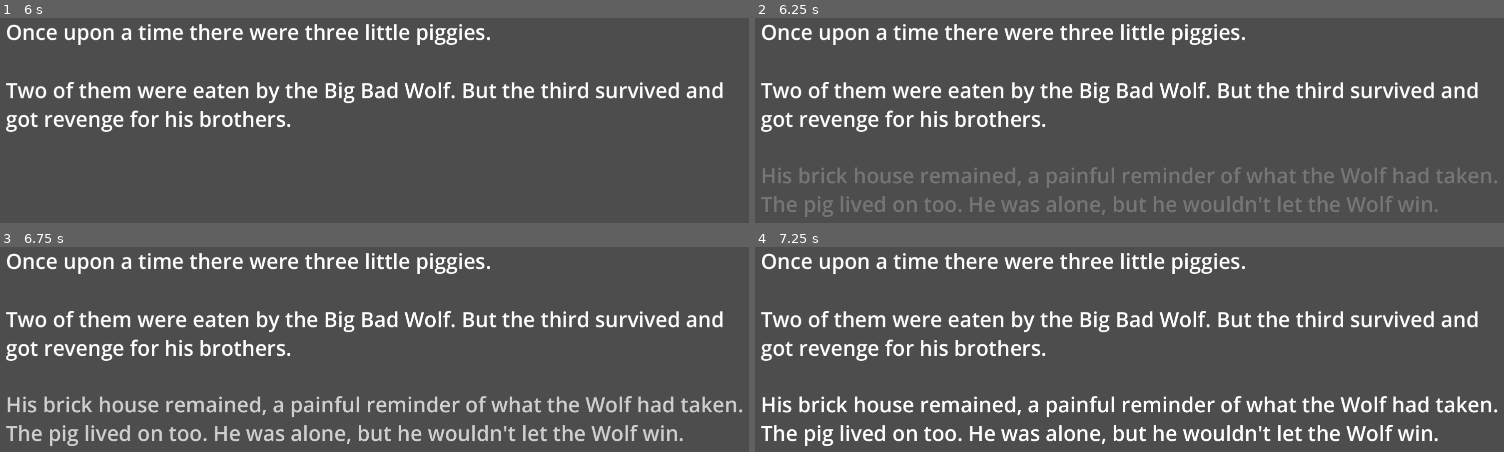
Above: before the commit, frames 1-4 (two rows, left to right).
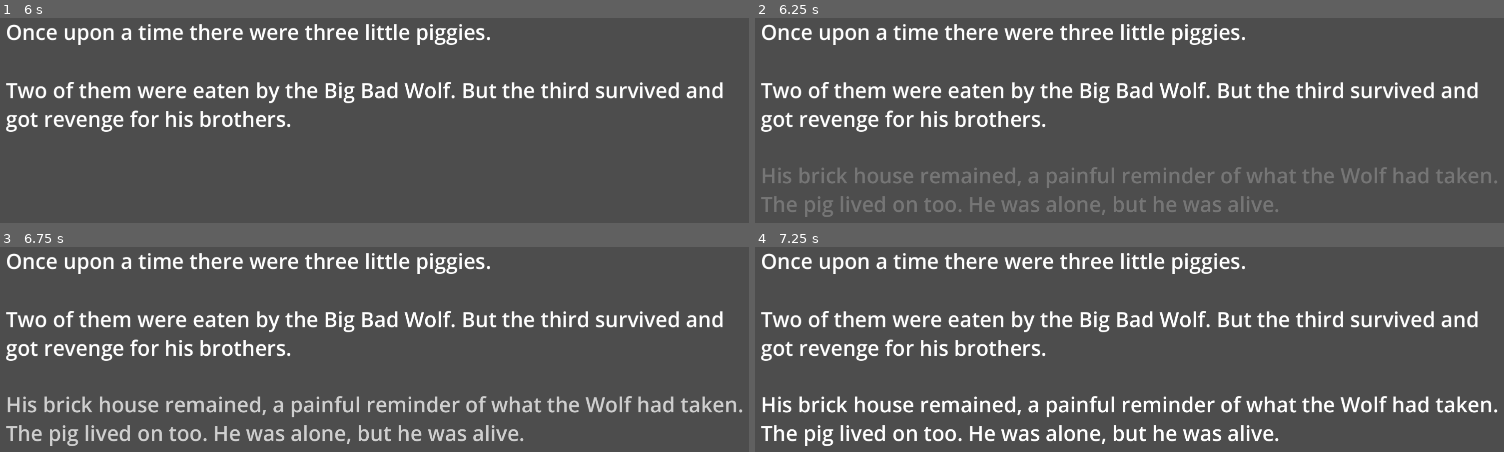
Above: after the commit, the same moments.

Repository: VeryVeryCoolName/atestathorror
Game: Godot game, scene res://Scenes/outro_lore.tscn
The game is run twice, just before and just after one commit, with the same random seed, the same clock (stepped at 60 frames per second) and the same inputs. This scene is started directly instead of the project's main scene. Sound files missing from this copy of the repository are replaced by a short silence.
Inputs:
- Up to frame 1 (6 s): hold D (MoveRight) 0.53-1.28 s; tap Z (Attack) every 0.75 s from 0.6 to 5.85 s; tap Enter at 1.25, 2.75, 5 s; hold S (MoveDown) 1.28-2.03 s; tap Space at 2, 4.25, 5.75 s; hold D (MoveRight) 2.03-2.78 s; hold W (MoveUp) 2.78-3.53 s; hold A (MoveLeft) 3.53-5.03 s; hold S (MoveDown) 5.03-5.78 s; hold D (MoveRight) from 5.78 s (still down)
- Up to frame 2 (6.25 s): keep holding D (MoveRight)
- Up to frame 3 (6.75 s): release D (MoveRight) at 6.53 s; hold W (MoveUp) from 6.53 s (still down); tap Z (Attack) at 6.6 s
- Up to frame 4 (7.25 s): keep holding W (MoveUp)

Frame 1 is identical in both runs. In frame 2, 0.7% of the frame differs, in the area x 59-92%, y 86-95%; in frame 3, 1.0%; in frame 4, 1.0%, in the area x 59-92%, y 86-96%.

Commit message:
text edit

Diff:
--- a/Scenes/outro_lore.tscn
+++ b/Scenes/outro_lore.tscn
@@ -166,7 +166,7 @@
 offset_right = 1870.0
 offset_bottom = 525.0
 theme_override_font_sizes/normal_font_size = 50
-text = "His brick house remained, a painful reminder of what the Wolf had taken. The pig lived on too. He was alone, but he wouldn't let the Wolf win."
+text = "His brick house remained, a painful reminder of what the Wolf had taken. The pig lived on too. He was alone, but he was alive."
 
 [node name="AnimationPlayer" type="AnimationPlayer" parent="RichTextLabel4"]
 libraries = {
Not shown: 1 places in Scenes/outro_lore.tscn that only renumber resources
